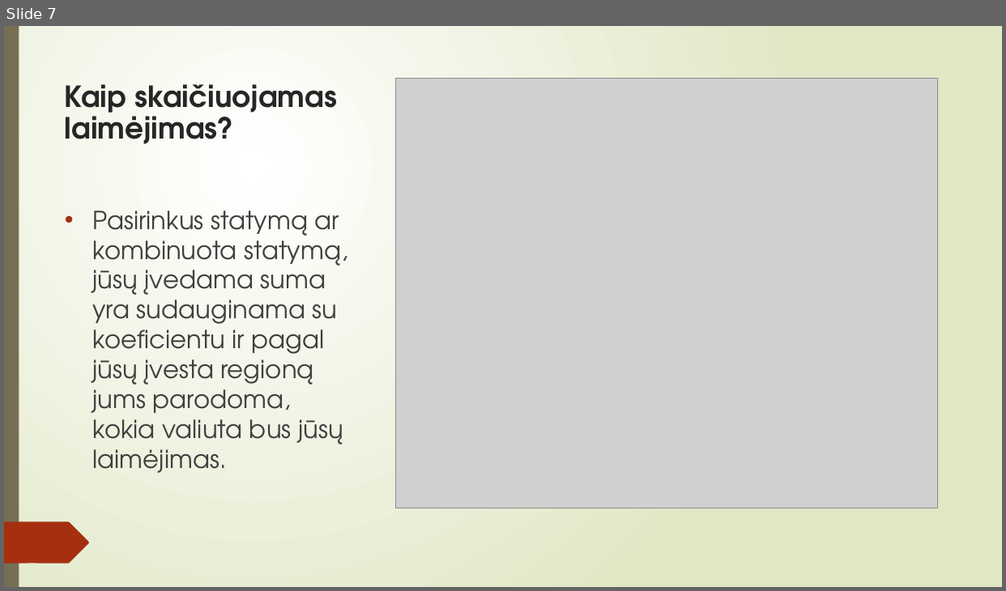
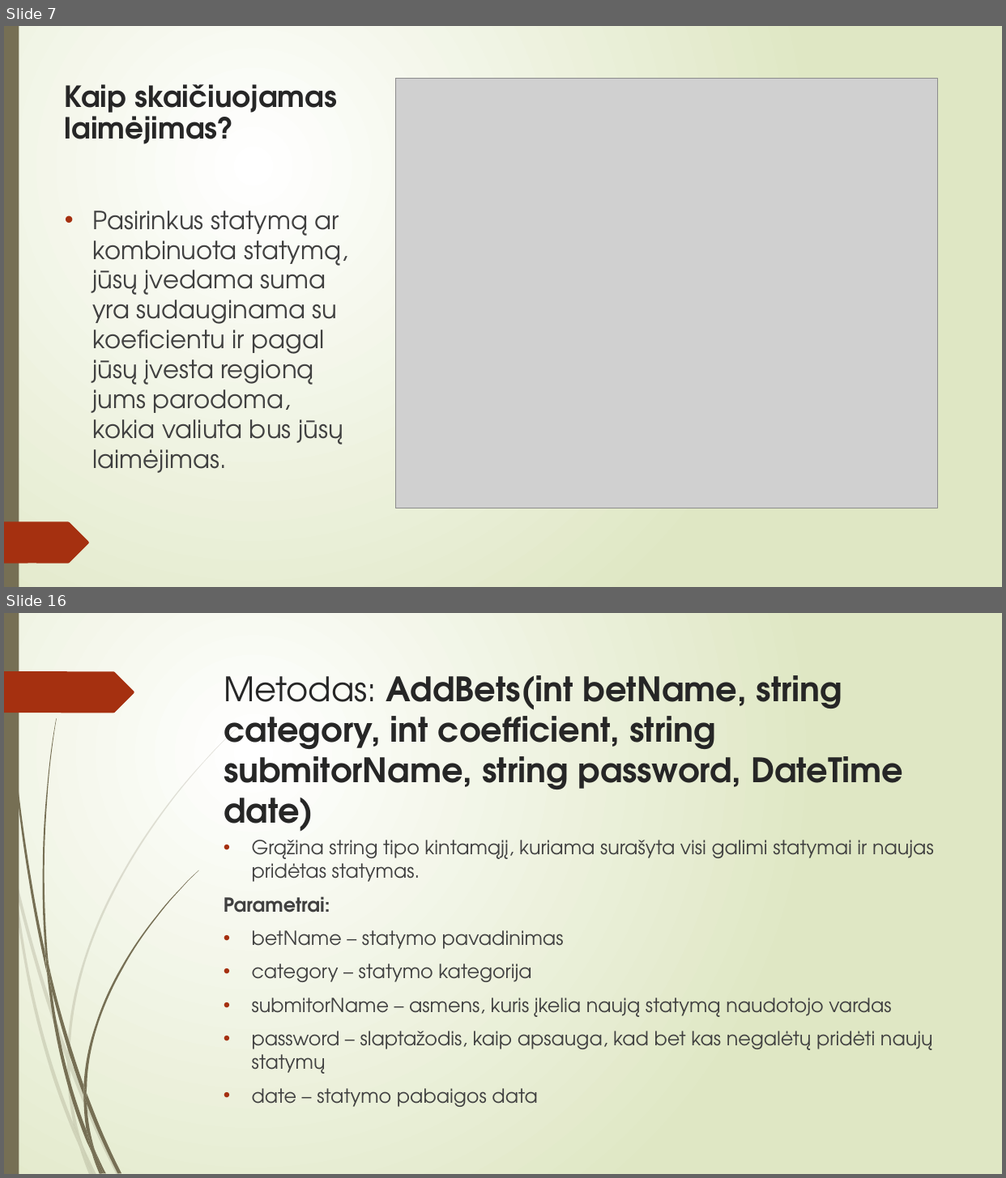
Before and after one commit to PetrasBukelis/WebServiceFinalProject, a slide deck: Bets4You Pristatymas.pptx. Shown one above the other, each under a label of ours: slide 7 before the commit, slides 7 and 16 after it; the slides between them are not shown. The pictures are 1006x591 and 1006x1178 pixels, drawn with LibreOffice and Linux fonts; fonts in the diff are those of the drawing; grey boxes stand for pictures. Boxes give left, top, right and bottom in pixels: in the first picture for what was removed or moved away, otherwise in the second. Text is boxed around its words. In the diff, an @@ line names an element or a change of style, - is before the commit and + after.

```diff
--- a/Bets4You Pristatymas.pptx
+++ b/Bets4You Pristatymas.pptx
@@ slide 16 added at box(4, 613, 1002, 1174), background gradient #FFFFFF to #DFE8C4; not listed: 23 template elements that a slide beside it also shows @@
@@ rectangle added at box(4, 613, 19, 1174), fill #766F54 @@
@@ title added at box(224, 675, 903, 790), 32.4 pt, text #262626, bold @@
+Metodas: AddBets(int betName, string category, int coefficient, string submitorName, string password, DateTime date)
@@ text added at box(224, 840, 934, 1107), 18.6 pt, text #404040 @@
+• Grąžina string tipo kintamąjį, kuriama surašyta visi galimi statymai ir naujas pridėtas statymas.
+Parametrai:
+• betName – statymo pavadinimas
+• category – statymo kategorija
+• submitorName – asmens, kuris įkelia naują statymą naudotojo vardas
+• password – slaptažodis, kaip apsauga, kad bet kas negalėtų pridėti naujų statymų
+• date – statymo pabaigos data
```
Also in this commit, not shown: 13 other slides added.
